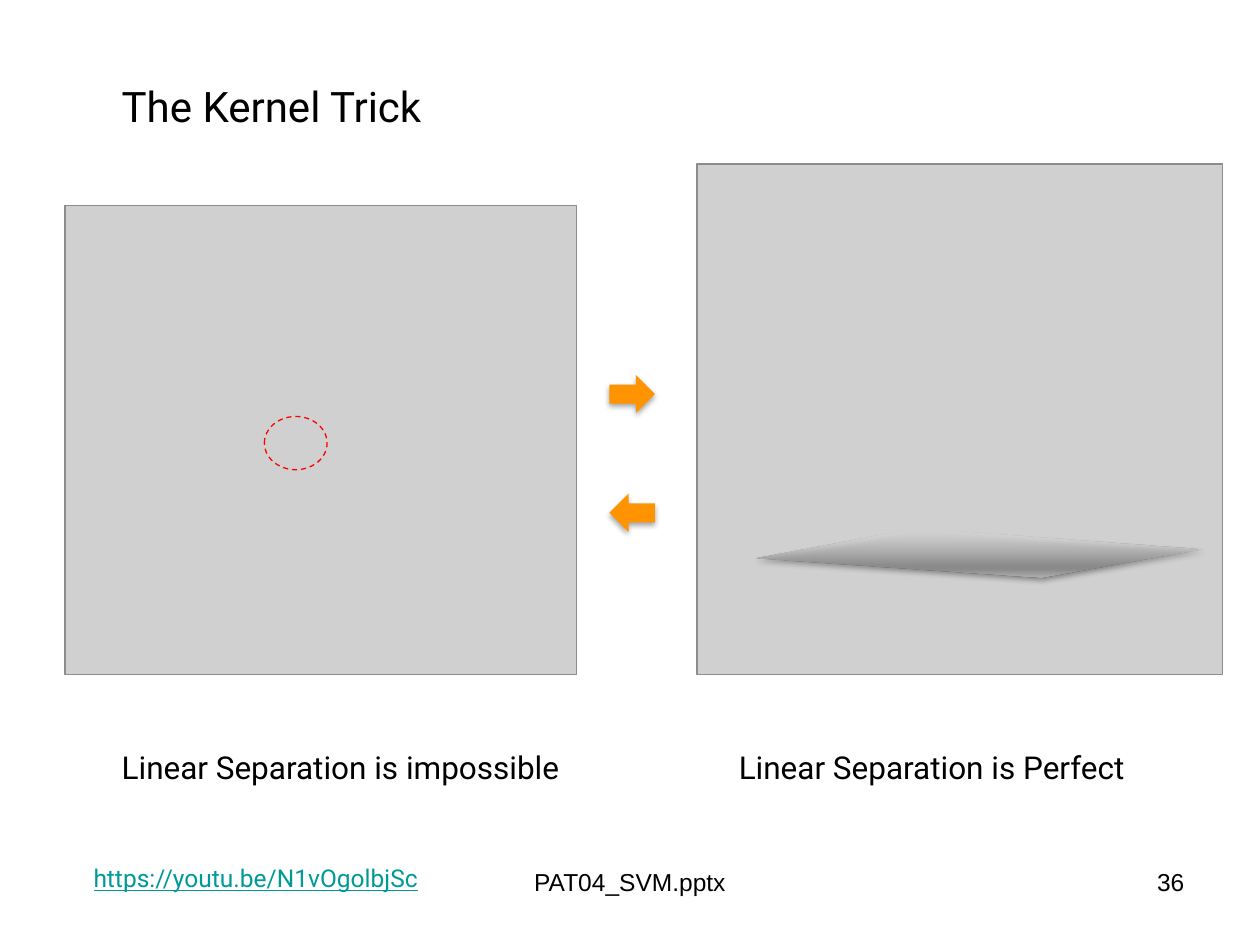
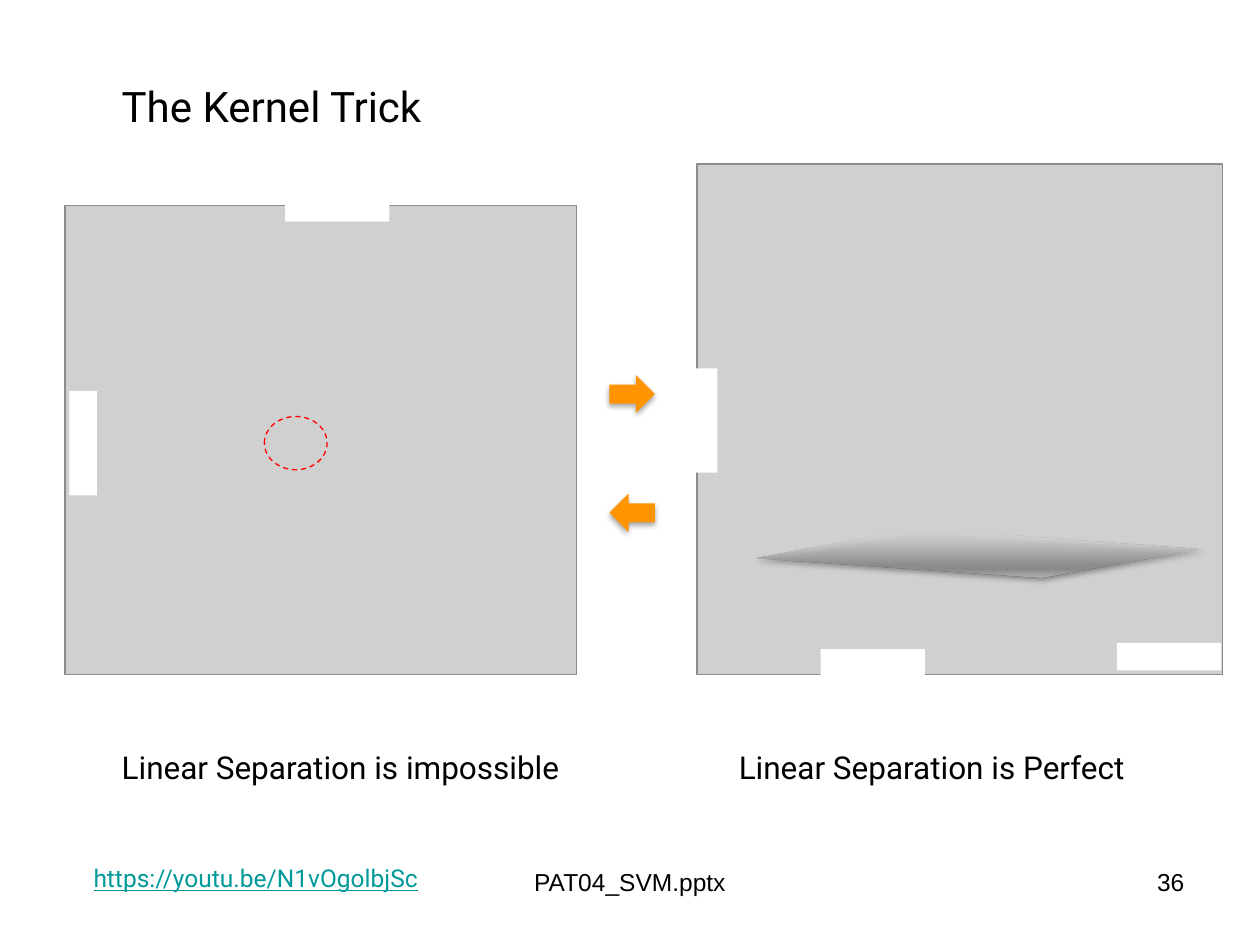
Before and after one commit to domingomery/patrones, a slide deck: slide 36 of clases/Cap04_Clasificacion/presentations/PAT04_SVM.pptx. Drawn at 1260x945 pixels with LibreOffice and Linux fonts; fonts in the diff are those of the drawing; grey boxes stand for pictures; background and template pictures are left out. Boxes give left, top, right and bottom in pixels: in the first picture for what was removed or moved away, otherwise in the second. Text is boxed around its words. In the diff, an @@ line names an element or a change of style, - is before the commit and + after.

```diff
--- a/clases/Cap04_Clasificacion/presentations/PAT04_SVM.pptx
+++ b/clases/Cap04_Clasificacion/presentations/PAT04_SVM.pptx
@@ rectangle added at [285, 194, 389, 222], fill #FFFFFF @@
@@ rectangle added at [690, 369, 718, 473], fill #FFFFFF @@
@@ rectangle added at [70, 391, 98, 496], fill #FFFFFF @@
@@ rectangle added at [820, 649, 925, 677], fill #FFFFFF @@
@@ rectangle added at [1116, 643, 1221, 670], fill #FFFFFF @@
```
